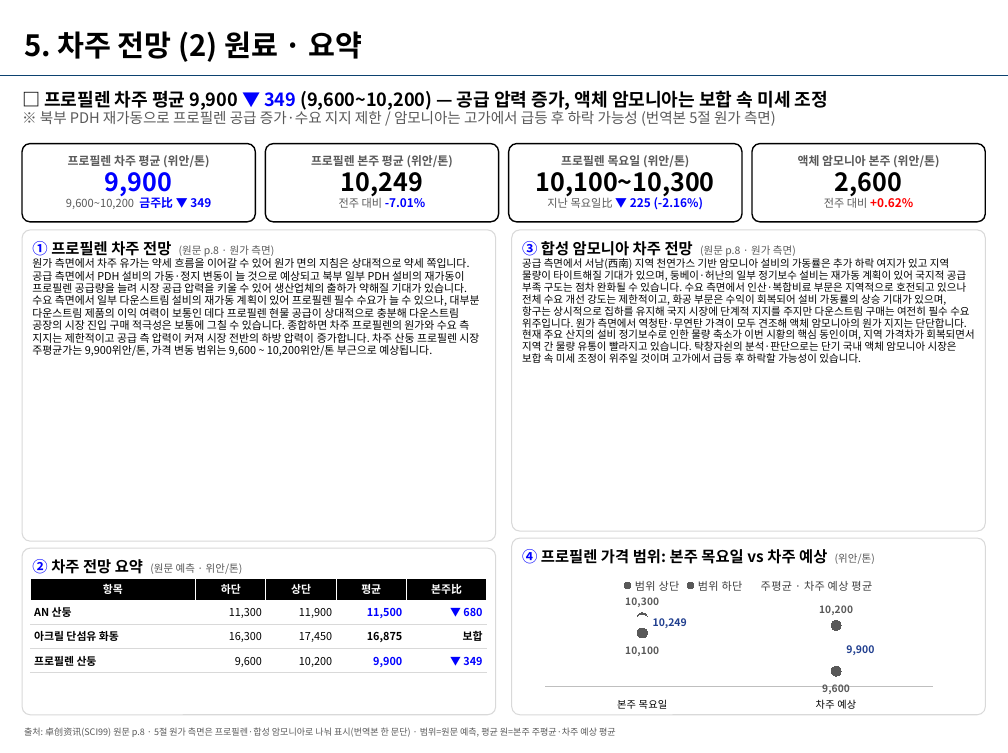
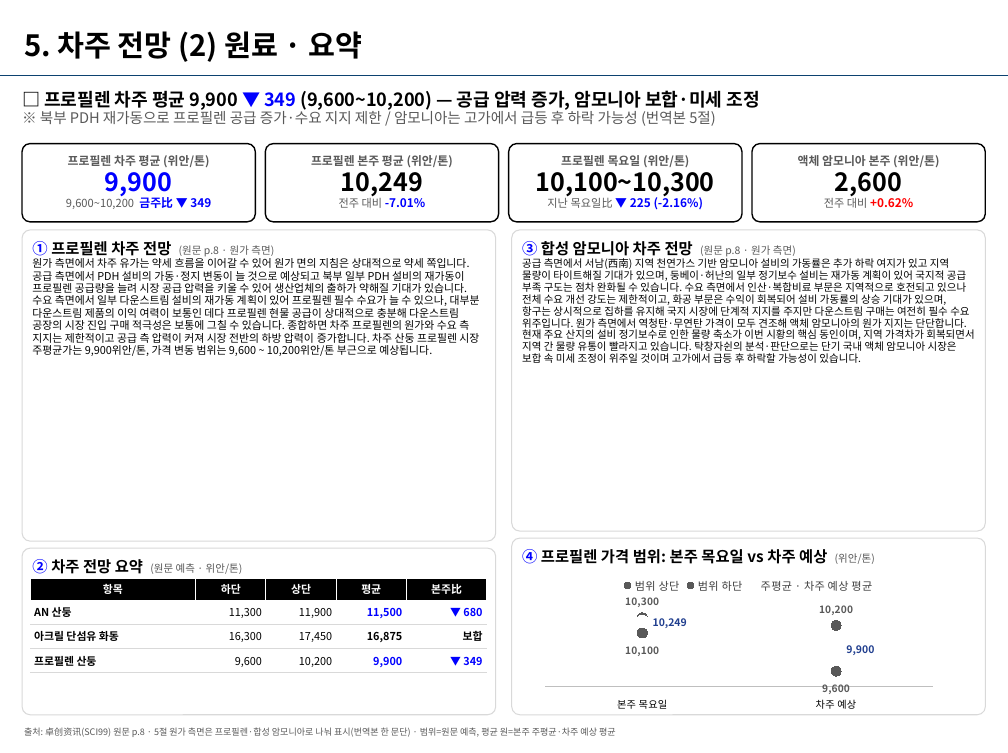
Before and after one commit to jskimlam/chem99-report, a slide deck: slide 12 of archive/2026-W47/chem99레포트_AN_20261120_전체_S01-S16.pptx. Drawn at 1008x753 pixels with LibreOffice and Linux fonts; fonts in the diff are those of the drawing; background and template pictures are left out. Boxes give left, top, right and bottom in pixels: in the first picture for what was removed or moved away, otherwise in the second. Text is boxed around its words. In the diff, an @@ line names an element or a change of style, - is before the commit and + after.

```diff
--- a/archive/2026-W47/chem99레포트_AN_20261120_전체_S01-S16.pptx
+++ b/archive/2026-W47/chem99레포트_AN_20261120_전체_S01-S16.pptx
@@ text at [40, 90, 760, 126]: text changed; size 10.5 to 13 pt; bold on @@
-□ 프로필렌 차주 평균 9,900 ▼ 349 (9,600~10,200) — 공급 압력 증가, 액체 암모니아는 보합 속 미세 조정
-※ 북부 PDH 재가동으로 프로필렌 공급 증가·수요 지지 제한 / 암모니아는 고가에서 급등 후 하락 가능성 (번역본 5절 원가 측면)
+□ 프로필렌 차주 평균 9,900 ▼ 349 (9,600~10,200) — 공급 압력 증가, 암모니아 보합·미세 조정
+※ 북부 PDH 재가동으로 프로필렌 공급 증가·수요 지지 제한 / 암모니아는 고가에서 급등 후 하락 가능성 (번역본 5절)
```
Also in this commit, not shown: 3 other slides changed, 9 other files.
